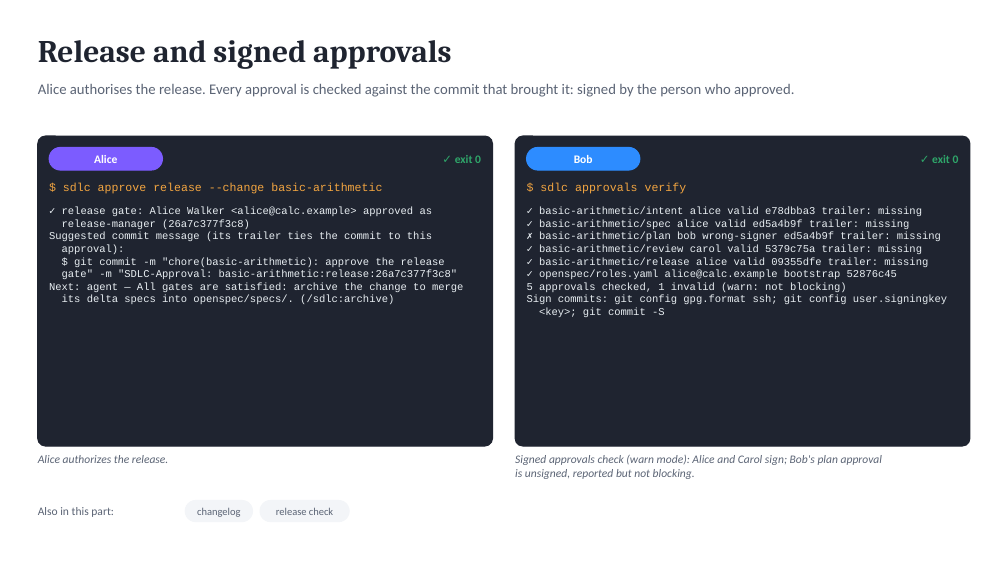
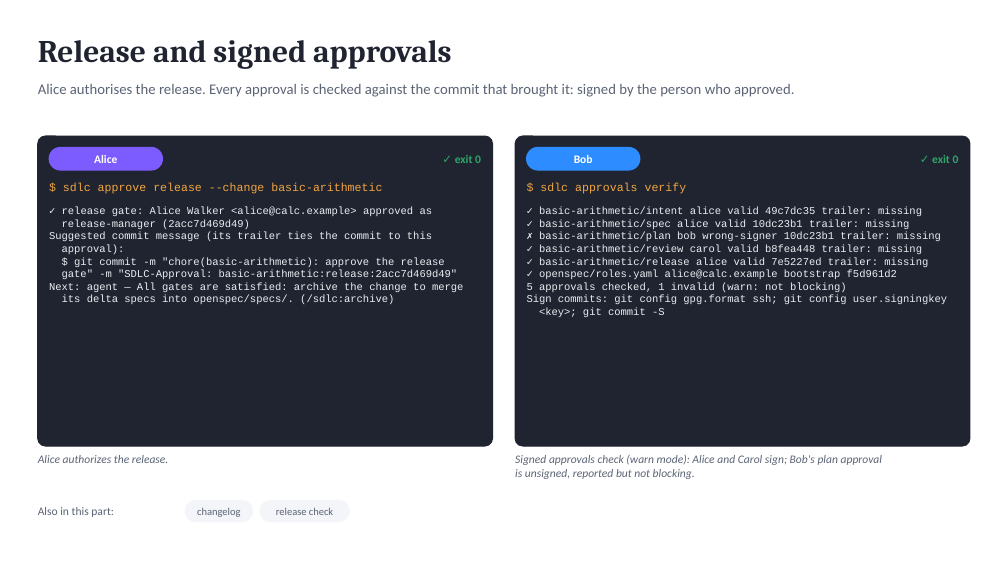
Before and after one commit to marin-ai-tech/sdlc, a slide deck: slide 13 of docs/demo/sdlc-calculator-demo.en.pptx. Drawn at 1008x567 pixels with LibreOffice and Linux fonts; fonts in the diff are those of the drawing. Boxes give left, top, right and bottom in pixels: in the first picture for what was removed or moved away, otherwise in the second. Text is boxed around its words. In the diff, an @@ line names an element or a change of style, - is before the commit and + after.

```diff
--- a/docs/demo/sdlc-calculator-demo.en.pptx
+++ b/docs/demo/sdlc-calculator-demo.en.pptx
@@ text at (539,207,941,279): text changed @@
-✓ basic-arithmetic/intent alice valid e78dbba3 trailer: missing
-✓ basic-arithmetic/spec alice valid ed5a4b9f trailer: missing
-✗ basic-arithmetic/plan bob wrong-signer ed5a4b9f trailer: missing
-✓ basic-arithmetic/review carol valid 5379c75a trailer: missing
-✓ basic-arithmetic/release alice valid 09355dfe trailer: missing
-✓ openspec/roles.yaml alice@calc.example bootstrap 52876c45
+✓ basic-arithmetic/intent alice valid 49c7dc35 trailer: missing
+✓ basic-arithmetic/spec alice valid 10dc23b1 trailer: missing
+✗ basic-arithmetic/plan bob wrong-signer 10dc23b1 trailer: missing
+✓ basic-arithmetic/review carol valid b8fea448 trailer: missing
+✓ basic-arithmetic/release alice valid 7e5227ed trailer: missing
+✓ openspec/roles.yaml alice@calc.example bootstrap f5d961d2
@@ text at (62,220,250,229): text changed @@
-release-manager (26a7c377f3c8)
+release-manager (2acc7d469d49)
@@ text at (62,270,458,279): text changed @@
-gate" -m "SDLC-Approval: basic-arithmetic:release:26a7c377f3c8"
+gate" -m "SDLC-Approval: basic-arithmetic:release:2acc7d469d49"
```
Also in this commit, not shown: 5 other slides changed, 46 other files.
